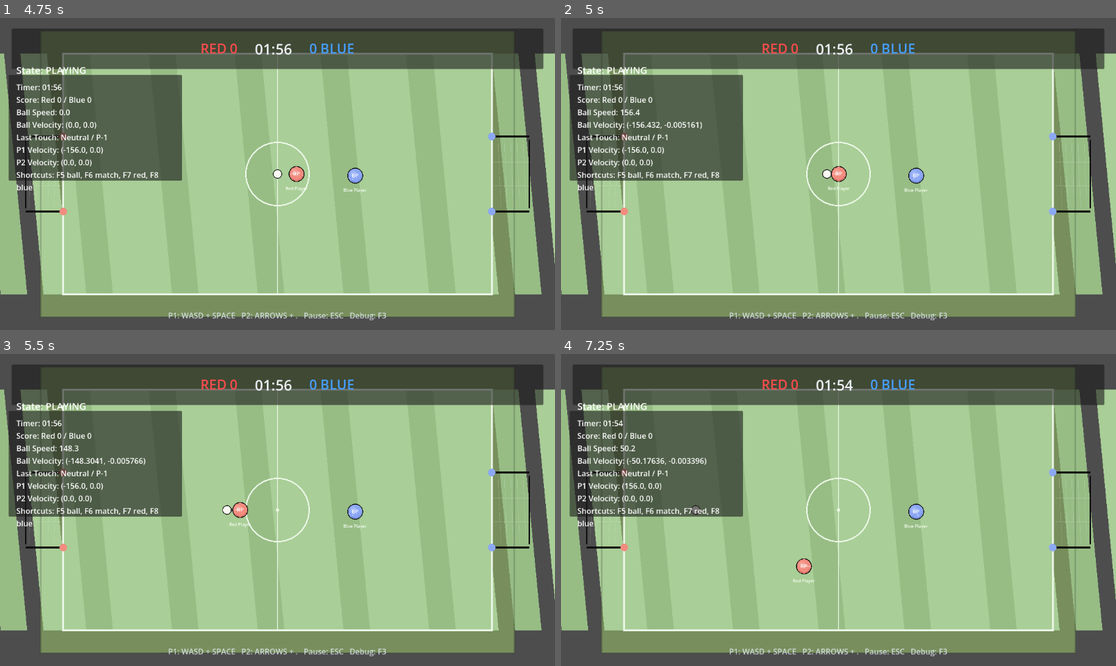
Above: before the commit, frames 1-4 (two rows, left to right).
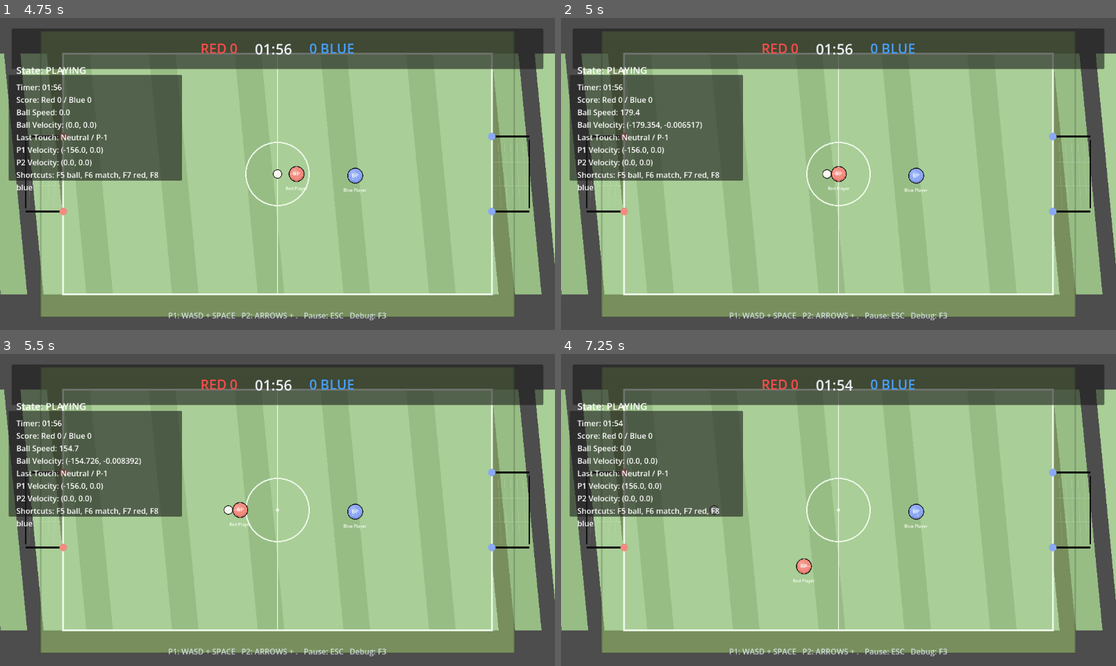
Above: after the commit, the same moments.

Repository: Frozen343/Ballhex
Game: Godot game, scene res://Scenes/App/App.tscn
Same seed, same stepped clock (60 frames per second), same inputs: the game is played once before the commit and once after it.
Inputs:
- Up to frame 1 (4.75 s): click "Local Match" at 0.5 s; tap Enter (accept) at 1.25, 1.35 s; hold D (p1_right) 1.28-2.03 s; hold S (p1_down) 2.03-2.78 s; tap Shift (p1_dash) at 2.1 s; hold D (p1_right) 2.78-3.53 s; tap Space (p1_kick) at 2.85 s; hold W (p1_up) 3.53-4.28 s; tap / (p2_dash) at 3.6 s; hold A (p1_left) from 4.28 s (still down); tap Down (p2_down) at 4.35 s
- Up to frame 2 (5 s): keep holding A (p1_left)
- Up to frame 3 (5.5 s): keep holding A (p1_left); tap . (p2_kick) at 5.1 s
- Up to frame 4 (7.25 s): release A (p1_left) at 5.78 s; hold S (p1_down) 5.78-6.53 s; tap Left (p2_left) at 5.85 s; hold D (p1_right) from 6.53 s (still down); tap Right (p2_right) at 6.6 s

Frame 1 is identical in both runs. In frame 2, 0.1% of the frame differs, in the area x 11-49%, y 29-52%; in frame 3, 0.2%; in frame 4, 0.3%, in the area x 10-29%, y 29-52%.

Commit message:
Update web 4

Diff:
--- a/Autoload/NetworkManager.gd
+++ b/Autoload/NetworkManager.gd
@@ -393,7 +393,7 @@
 
 func _handle_webrtc_signal(message: Dictionary) -> void:
 	var kind := str(message.get("kind", ""))
-	var peer_id := int(message.get("peerId", 1))
+	var peer_id := _get_connection_peer_id(int(message.get("peerId", 1)))
 
 	match kind:
 		"offer":
@@ -575,6 +575,12 @@
 	return cleaned
 
 
+func _get_connection_peer_id(signaling_peer_id: int) -> int:
+	if is_host_player:
+		return signaling_peer_id
+	return 1
+
+
 func _build_http_url(path: String) -> String:
 	return "%s%s" % [_get_service_origin(), path]
 
--- a/Scenes/Entities/Ball/Ball.gd
+++ b/Scenes/Entities/Ball/Ball.gd
@@ -3,7 +3,7 @@
 
 @export var radius := GameSettings.BALL_RADIUS
 @export var max_speed := 550.0
-@export var drag := 72.0
+@export var drag := 105.0
 @export var wall_bounce := 0.64
 @export var player_hit_multiplier := 0.22
 @export var kick_impulse_multiplier := 1.08
--- a/Scenes/Systems/MatchManager/MatchManager.gd
+++ b/Scenes/Systems/MatchManager/MatchManager.gd
@@ -227,7 +227,6 @@
 	_lobby_roster[peer_id] = entry
 
 	_apply_online_slot_state()
-	_reset_after_assignment_change()
 	_broadcast_lobby_state()
 
 
@@ -248,6 +247,8 @@
 
 func _apply_slot_to_player(player: HexPlayer, spawn_position: Vector2, slot_name: String) -> void:
 	player.set_spawn_position(spawn_position)
+	var previous_owner := player.controller_peer_id
+	var was_active := player.is_field_active()
 	var peer_id := int(_slot_assignments.get(slot_name, -1))
 	if peer_id < 0 or not _lobby_roster.has(peer_id):
 		player.set_controller_peer_id(-1)
@@ -259,20 +260,16 @@
 	player.set_controller_peer_id(peer_id)
 	player.set_display_name(str(entry.get("name", "Player")))
 	player.set_field_active(true)
-	player.reset_to_spawn()
+	if previous_owner != peer_id or not was_active:
+		player.reset_to_spawn()
 
 
 func _sync_world_activity() -> void:
-	var playing := state_machine.is_in_state(GameEnums.MatchState.PLAYING)
-	_set_world_active(playing)
-	_set_goals_enabled(playing)
-	ball.set_ball_motion_enabled(playing)
-
-
-func _reset_after_assignment_change() -> void:
-	reset_system.reset_world(_players, ball)
-	if state_machine.is_in_state(GameEnums.MatchState.PLAYING):
-		ball.set_ball_motion_enabled(true)
+	var world_active := state_machine.is_in_state(GameEnums.MatchState.PLAYING) or state_machine.is_in_state(GameEnums.MatchState.GOAL_SCORED)
+	var goals_active := state_machine.is_in_state(GameEnums.MatchState.PLAYING)
+	_set_world_active(world_active)
+	_set_goals_enabled(goals_active)
+	ball.set_ball_motion_enabled(world_active)
 
 
 func _build_lobby_entry(peer_id: int, player_name: String, slot: String, is_host_player: bool) -> Dictionary:
@@ -374,7 +371,6 @@
 
 	state_machine.transition_to(GameEnums.MatchState.GOAL_SCORED)
 	_set_goals_enabled(false)
-	time_system.stop()
 
 	if scoring_team == GameEnums.TeamId.RED:
 		red_score += 1
Not shown, changed: web/index.html
Not shown, changed: web/index.pck
